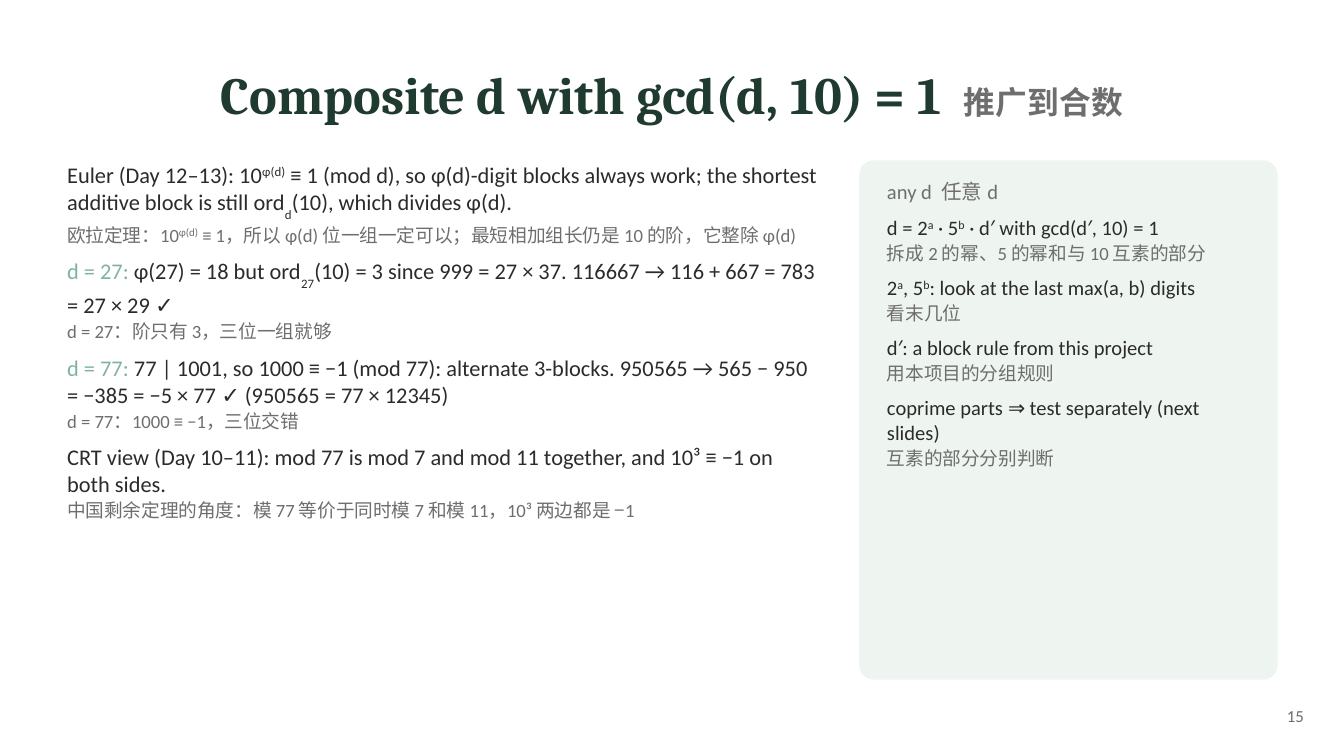
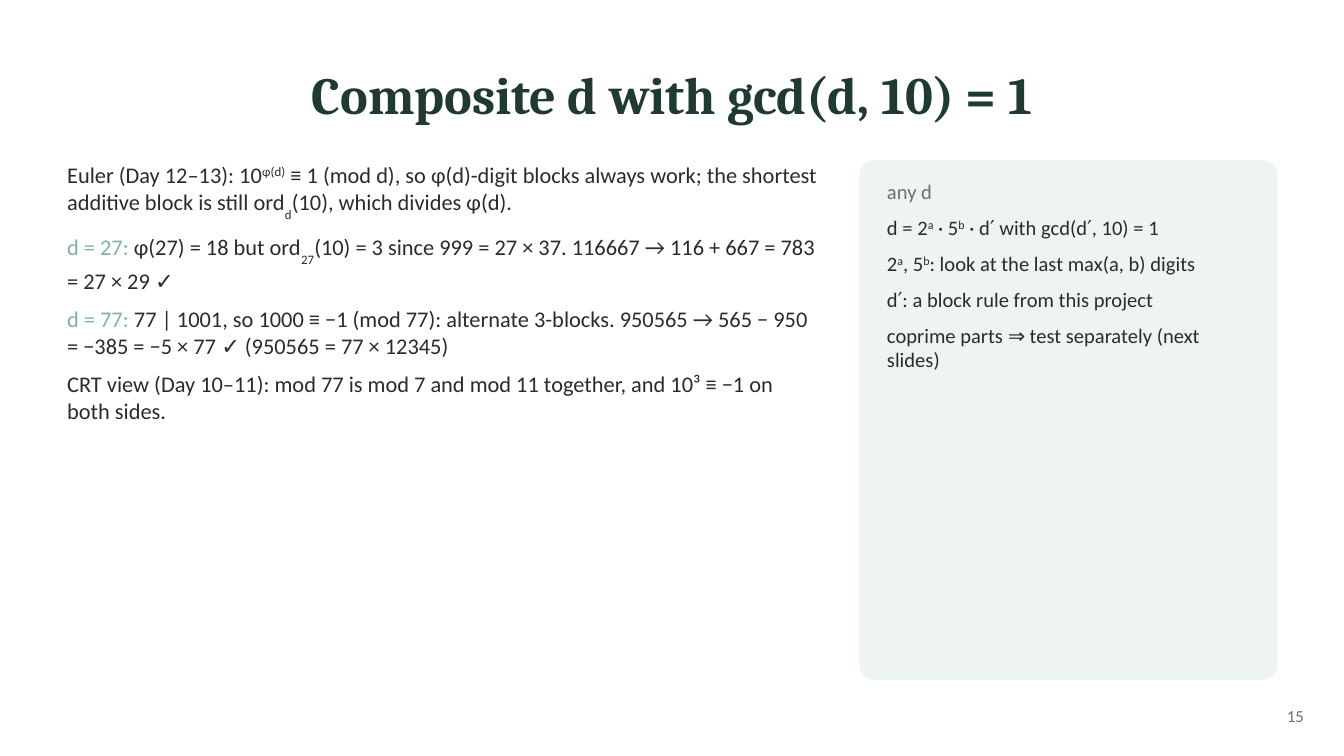
Before and after one commit to ZhihengLi0/math5248, a slide deck: slide 15 of slides/full.pptx. Drawn at 1344x756 pixels with LibreOffice and Linux fonts; fonts in the diff are those of the drawing. Boxes give left, top, right and bottom in pixels: in the first picture for what was removed or moved away, otherwise in the second. Text is boxed around its words. In the diff, an @@ line names an element or a change of style, - is before the commit and + after.

```diff
--- a/slides/full.pptx
+++ b/slides/full.pptx
@@ title at (312,76,1032,125): text changed @@
-Composite d with gcd(d, 10) = 1 推广到合数
+Composite d with gcd(d, 10) = 1
@@ text "Euler (Day 12–13): 10φ(d) ≡ ..." at (67,167,816,419): more space between paragraphs; less space between paragraphs @@
@@ text at (887,185,932,203): text changed @@
-any d 任意 d
+any d
@@ text at (67,226,796,245): paragraph removed @@
-欧拉定理：10φ(d) ≡ 1，所以 φ(d) 位一组一定可以；最短相加组长仍是 10 的阶，它整除 φ(d)
@@ text "d = 2a · 5b ..." at (887,220,1200,370): more space between paragraphs; less space between paragraphs @@
@@ text at (887,244,1206,262): paragraph removed @@
-拆成 2 的幂、5 的幂和与 10 互素的部分
@@ text at (67,323,332,340): paragraph removed @@
-d = 27：阶只有 3，三位一组就够
@@ text at (887,304,961,322): paragraph removed @@
-看末几位
@@ text at (887,364,1054,382): paragraph removed @@
-用本项目的分组规则
@@ text at (67,412,299,430): paragraph removed @@
-d = 77：1000 ≡ −1，三位交错
@@ text at (887,449,1054,467): paragraph removed @@
-互素的部分分别判断
@@ text at (67,501,635,519): paragraph removed @@
-中国剩余定理的角度：模 77 等价于同时模 7 和模 11，10³ 两边都是 −1
```
Also in this commit, not shown: 21 other slides changed, 5 other files.
